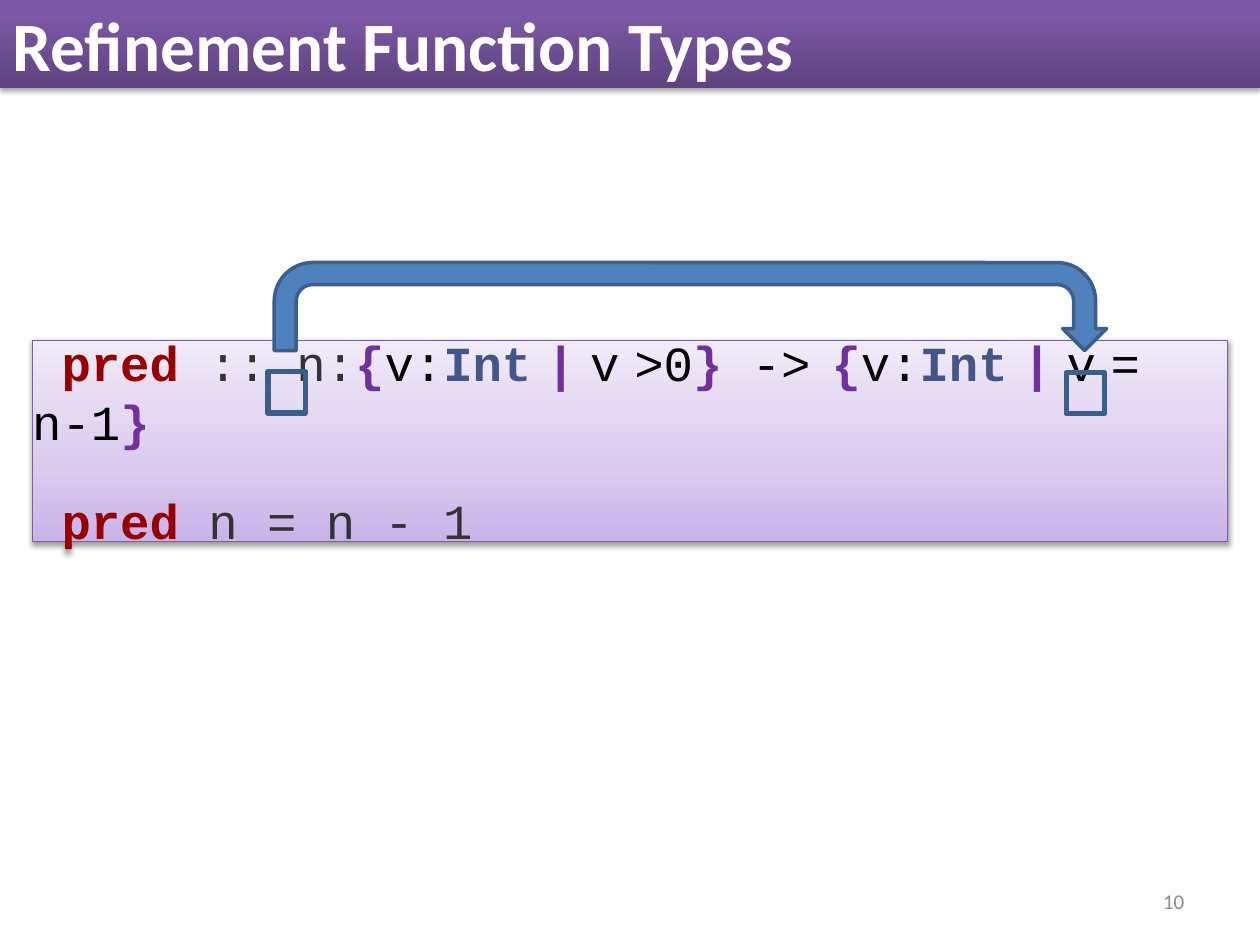
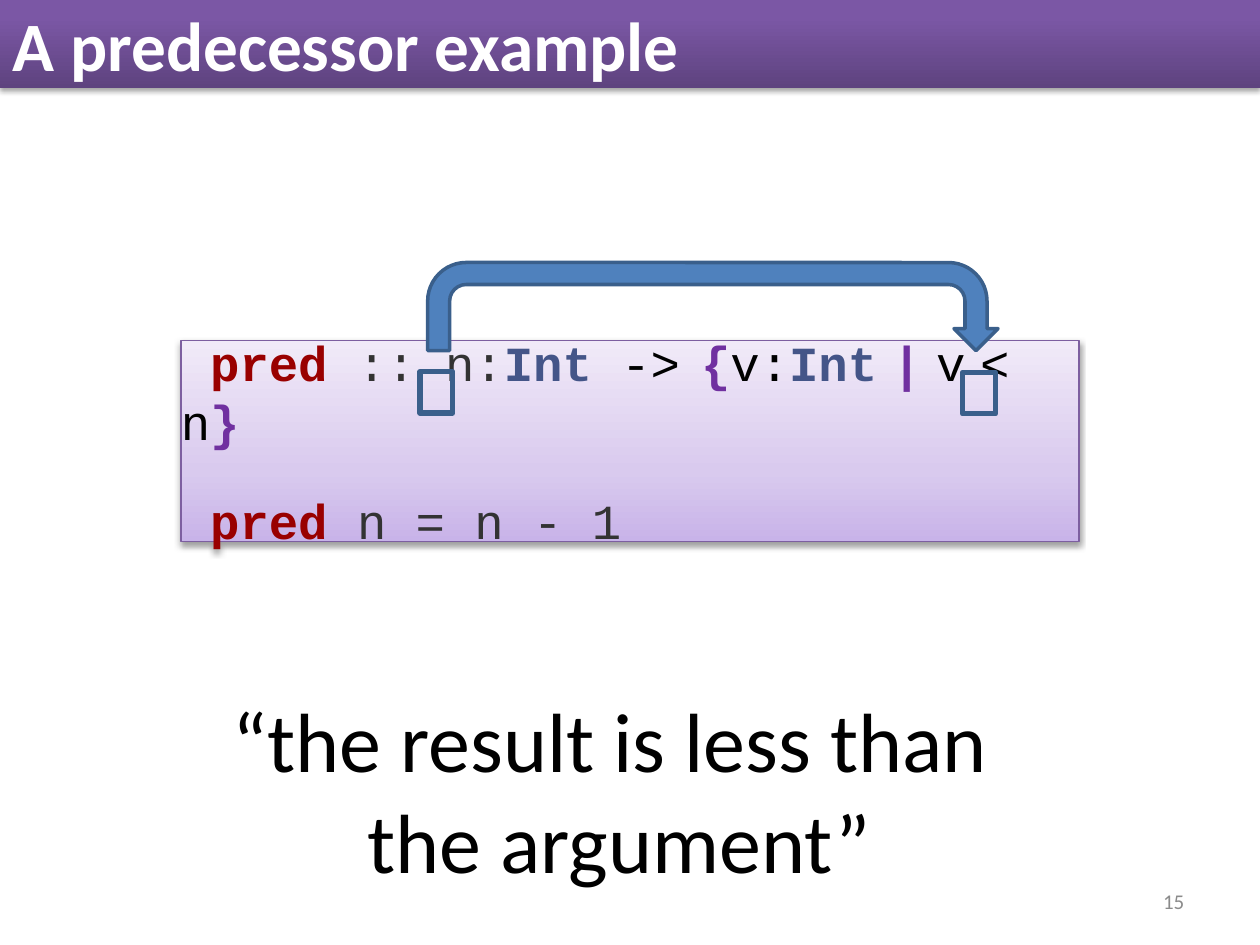
Before and after one commit to nikivazou/research_exam, a slide deck: slide 15 of slides/Research_Exam.pptx (slide 10 before the commit). Drawn at 1260x945 pixels with LibreOffice and Linux fonts; fonts in the diff are those of the drawing. Boxes give left, top, right and bottom in pixels: in the first picture for what was removed or moved away, otherwise in the second. Text is boxed around its words. In the diff, an @@ line names an element or a change of style, - is before the commit and + after.

```diff
--- a/slides/Research_Exam.pptx
+++ b/slides/Research_Exam.pptx
@@ title at (x1=13, y1=22, x2=678, y2=89): text changed @@
-Refinement Function Types
+A predecessor example
@@ uturn arrow resized from (x1=275, y1=262, x2=1108, y2=350) to (x1=427, y1=262, x2=998, y2=350) @@
@@ text in rectangle at (x1=181, y1=345, x2=965, y2=453): text changed; bold on @@
-pred :: n:{v:Int | v >0} -> {v:Int | v = n-1}
+pred :: n:Int -> {v:Int | v < n}
@@ rectangle "pred :: n:Int -> {v:Int ..." resized from (x1=33, y1=340, x2=1228, y2=542) to (x1=181, y1=340, x2=1080, y2=542) @@
@@ rectangle resized from (x1=268, y1=372, x2=306, y2=413) to (x1=420, y1=372, x2=452, y2=413) @@
@@ rectangle resized from (x1=1066, y1=373, x2=1104, y2=415) to (x1=963, y1=373, x2=997, y2=415) @@
@@ text added at (x1=232, y1=711, x2=986, y2=888), 48 pt, text #000000 @@
+“the result is less than
+the argument”
@@ page number at (x1=1163, y1=895, x2=1184, y2=909): text changed @@
-10
+15
```
Also in this commit, not shown: 55 other slides changed, 8 slides added, 34 slides removed, 1 other file.
